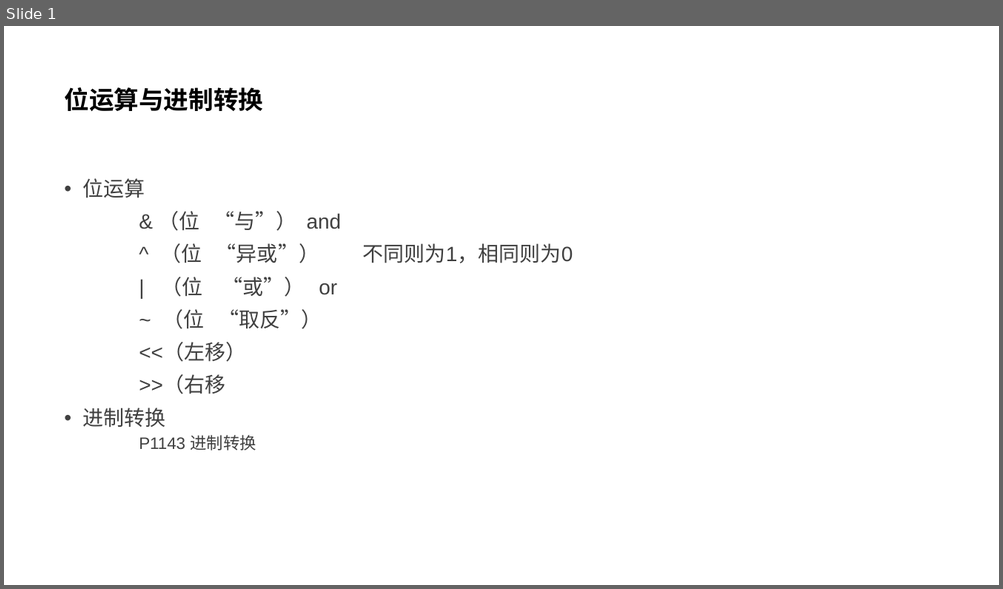
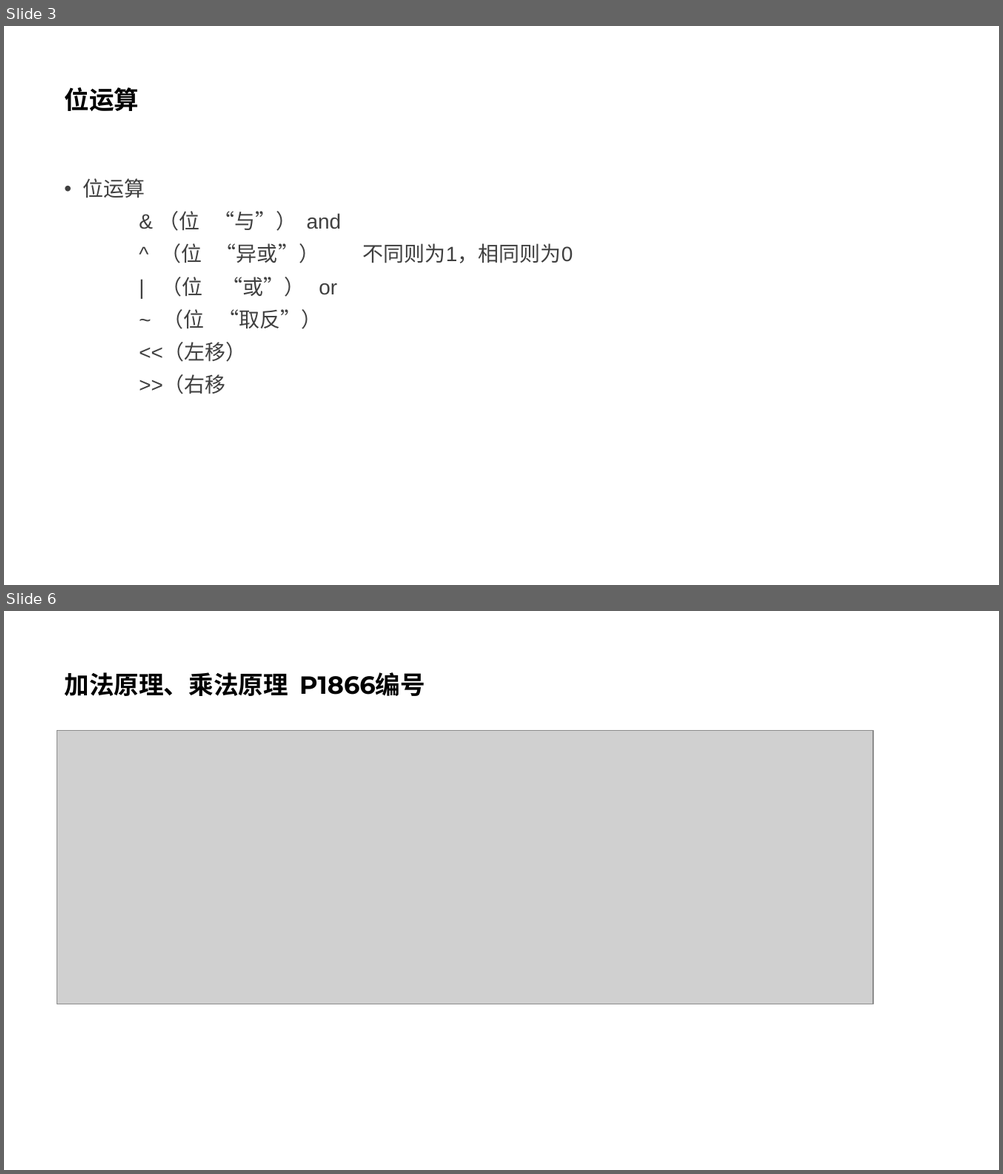
Before and after one commit to Adnios/Class, a slide deck: C++资料包/math/位运算与进制转换.pptx. Shown one above the other, each under a label of ours: slide 1 before the commit, slides 3 and 6 after it; the slides between them are not shown. The pictures are 1003x589 and 1003x1174 pixels, drawn with LibreOffice and Linux fonts; fonts in the diff are those of the drawing; grey boxes stand for pictures. Boxes give left, top, right and bottom in pixels: in the first picture for what was removed or moved away, otherwise in the second. Text is boxed around its words. In the diff, an @@ line names an element or a change of style, - is before the commit and + after.

```diff
--- a/C++资料包/math/位运算与进制转换.pptx
+++ b/C++资料包/math/位运算与进制转换.pptx
@@ slide 6 added at bbox=[4, 611, 999, 1170], background #FFFFFF @@
@@ title added at bbox=[64, 672, 425, 696], 24 pt, text #000000, bold @@
+加法原理、乘法原理 P1866编号
@@ picture added at bbox=[57, 730, 874, 1004] @@
@@ what was slide 1 is now slide 3 @@
@@ slide 3 changed as well @@
@@ title at bbox=[64, 87, 139, 111]: text changed @@
-位运算与进制转换
+位运算
@@ text at bbox=[83, 408, 256, 451]: paragraphs removed @@
-• 进制转换
-    P1143 进制转换
```
Also in this commit, not shown: 7 other slides added, 1 slide removed, 3 other files.
